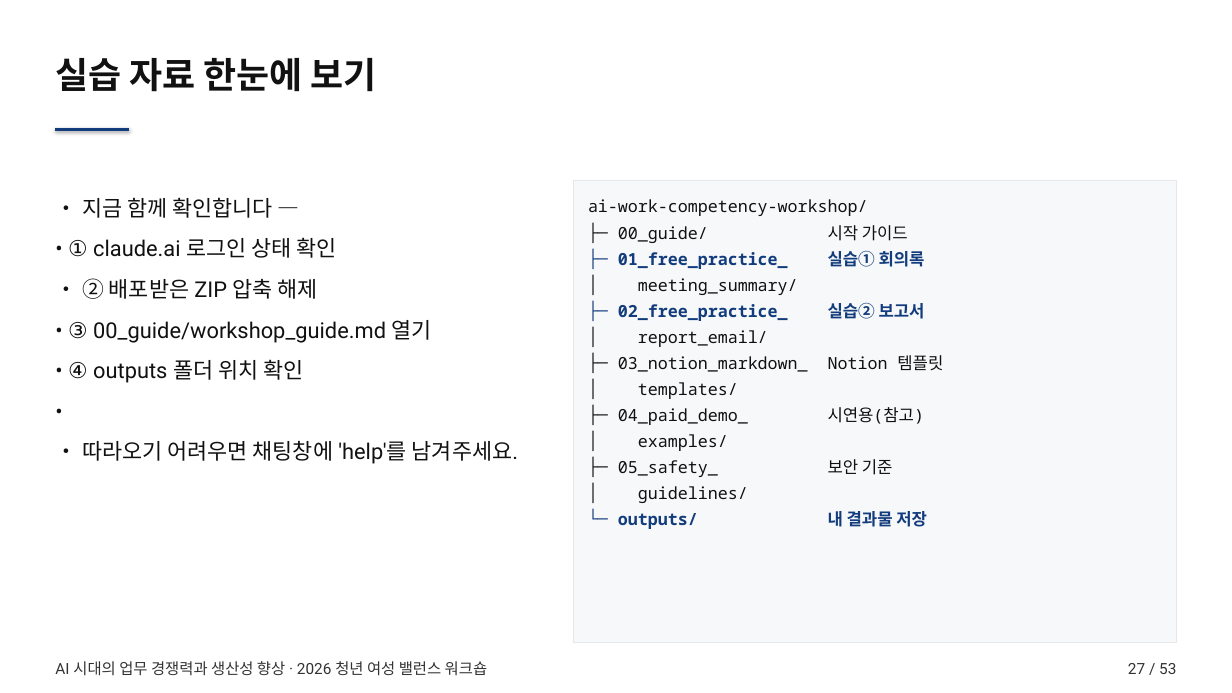
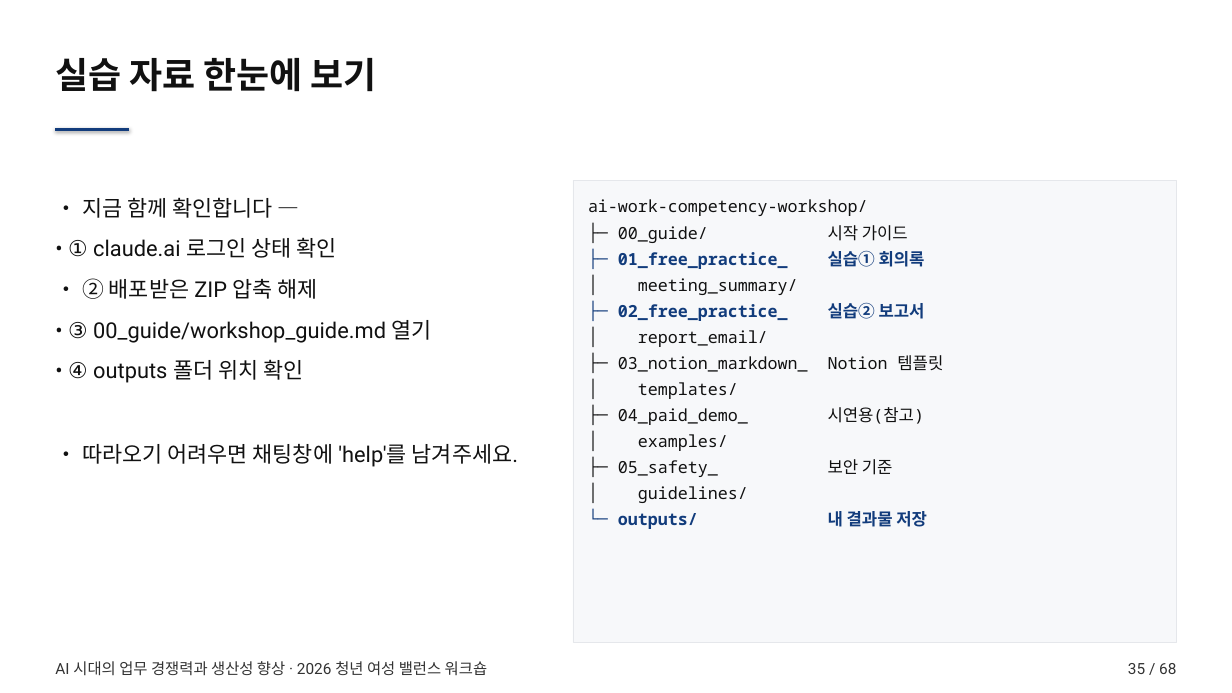
Before and after one commit to smilesjcha/how-to-work-better, a slide deck: slide 35 of lectures/20260723-worklife-ax-workshop/output/worklife-ax-workshop.pptx (slide 27 before the commit). Drawn at 1232x693 pixels with LibreOffice and Linux fonts; fonts in the diff are those of the drawing. Boxes give left, top, right and bottom in pixels: in the first picture for what was removed or moved away, otherwise in the second. Text is boxed around its words. In the diff, an @@ line names an element or a change of style, - is before the commit and + after.

```diff
--- a/lectures/20260723-worklife-ax-workshop/output/worklife-ax-workshop.pptx
+++ b/lectures/20260723-worklife-ax-workshop/output/worklife-ax-workshop.pptx
@@ text at (68,197,518,467): paragraph removed @@
-•
@@ text at (1128,663,1176,674): text changed @@
-27 / 53
+35 / 68
```
Also in this commit, not shown: 51 other slides changed, 15 slides added, 6 other files.
